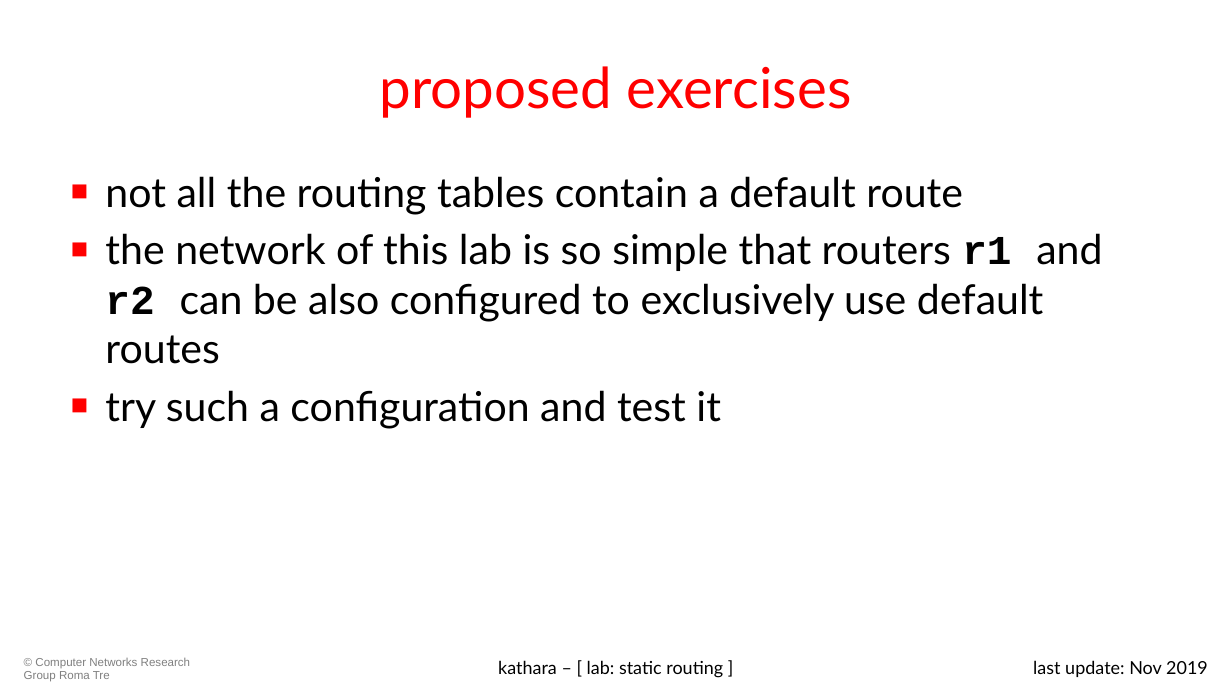
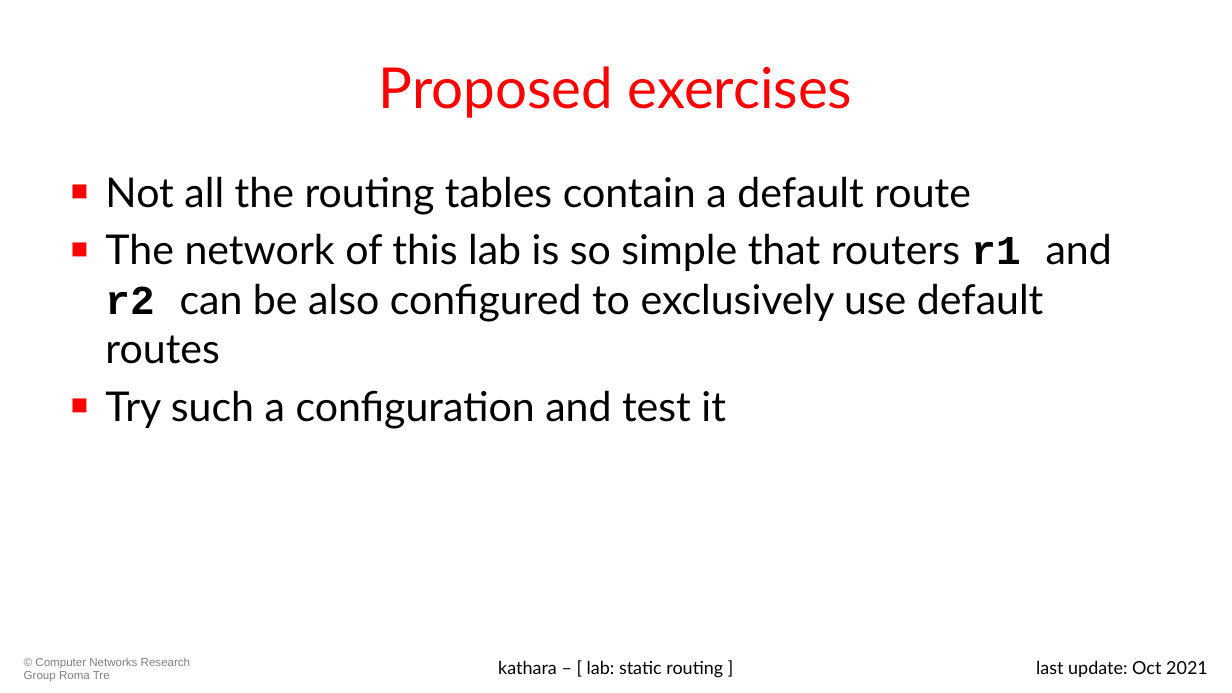
Before and after one commit to KatharaFramework/Kathara-Labs, a slide deck: slide 18 of Basic Topics/Static routing/004-kathara-lab_static-routing.pptx (slide 20 before the commit). Drawn at 1232x693 pixels with LibreOffice and Linux fonts; fonts in the diff are those of the drawing. Boxes give left, top, right and bottom in pixels: in the first picture for what was removed or moved away, otherwise in the second. Text is boxed around its words. In the diff, an @@ line names an element or a change of style, - is before the commit and + after.

```diff
--- a/Basic Topics/Static routing/004-kathara-lab_static-routing.pptx
+++ b/Basic Topics/Static routing/004-kathara-lab_static-routing.pptx
@@ title at box(379, 66, 853, 118): text changed @@
-proposed exercises
+Proposed exercises
@@ text at box(105, 176, 1112, 428): text changed @@
-■ not all the routing tables contain a default route
-■ the network of this lab is so simple that routers r1 and r2 can be also configured to exclusively use default routes
-■ try such a configuration and test it
+■ Not all the routing tables contain a default route
+■ The network of this lab is so simple that routers r1 and r2 can be also configured to exclusively use default routes
+■ Try such a configuration and test it
@@ text at box(1036, 660, 1208, 677): text changed @@
-last update: Nov 2019
+last update: Oct 2021
```
Also in this commit, not shown: 17 other slides changed, 2 slides removed, 9 other files.
